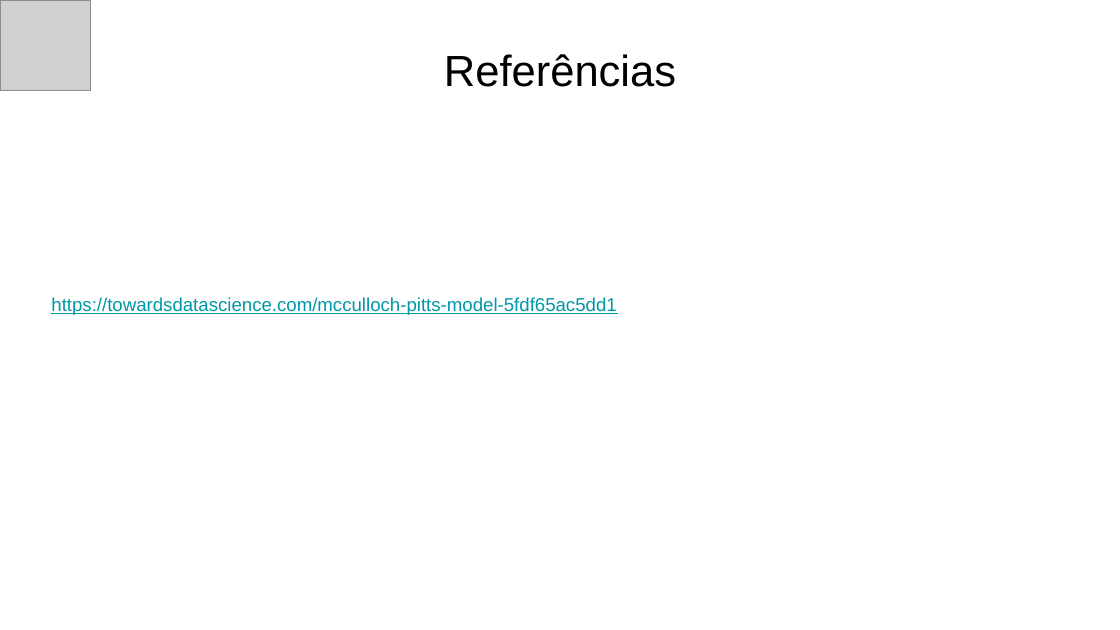
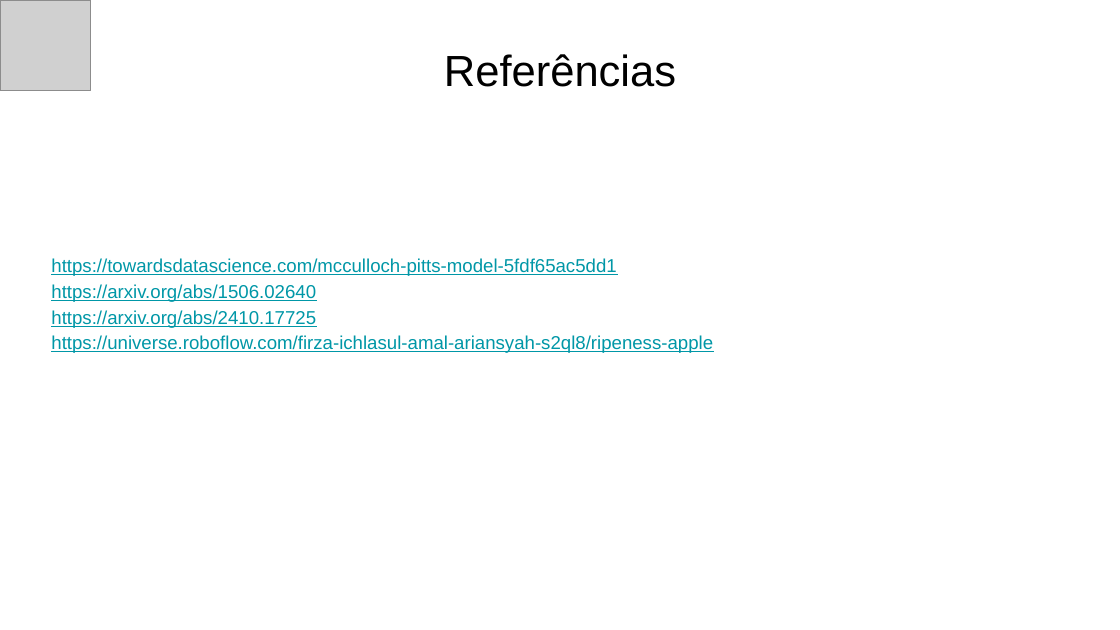
Before and after one commit to Atzingen/Oficinas_IFEMPREENDEDOR_2024, a slide deck: slide 8 of workshop_02/Redes Neurais.pptx. Drawn at 1120x630 pixels with LibreOffice and Linux fonts; fonts in the diff are those of the drawing; grey boxes stand for pictures. Boxes give left, top, right and bottom in pixels: in the first picture for what was removed or moved away, otherwise in the second. Text is boxed around its words. In the diff, an @@ line names an element or a change of style, - is before the commit and + after.

Commit message:
update no powerpoint

```diff
--- a/workshop_02/Redes Neurais.pptx
+++ b/workshop_02/Redes Neurais.pptx
@@ text at <box>51,284,713,353</box>: paragraphs added @@
+https://arxiv.org/abs/1506.02640
+https://arxiv.org/abs/2410.17725
+https://universe.roboflow.com/firza-ichlasul-amal-ariansyah-s2ql8/ripeness-apple
```
